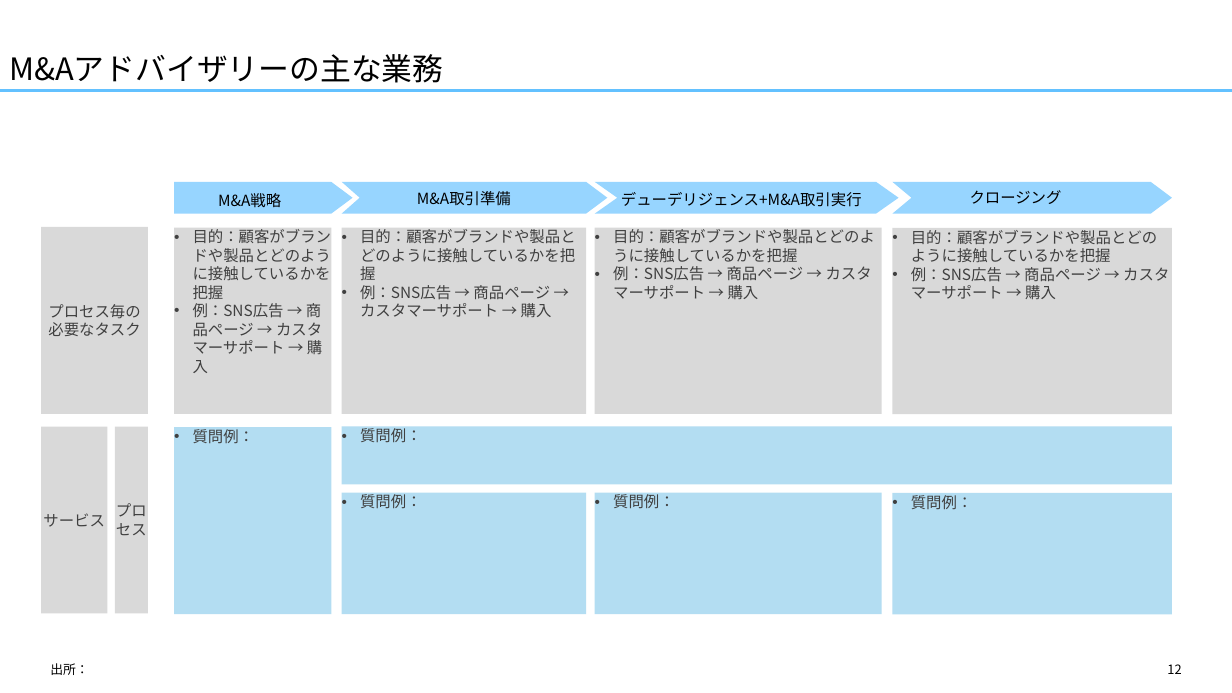
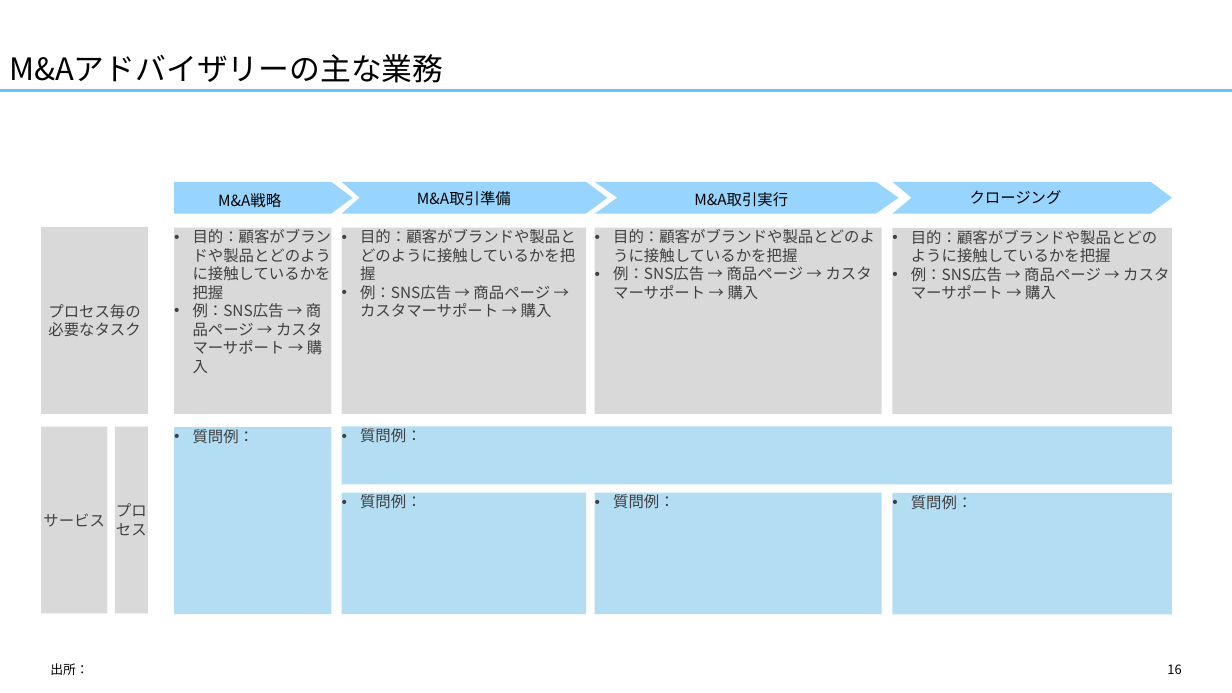
Before and after one commit to yuzucha16/dotfiles, a slide deck: slide 16 of office/template_A4.pptx (slide 12 before the commit). Drawn at 1232x693 pixels with LibreOffice and Linux fonts; fonts in the diff are those of the drawing. Boxes give left, top, right and bottom in pixels: in the first picture for what was removed or moved away, otherwise in the second. Text is boxed around its words. In the diff, an @@ line names an element or a change of style, - is before the commit and + after.

```diff
--- a/office/template_A4.pptx
+++ b/office/template_A4.pptx
@@ text at (694,192,788,207): text changed @@
-デューデリジェンス+M&A取引実行
+M&A取引実行
@@ page number at (1167,664,1181,674): text changed @@
-12
+16
```
Also in this commit, not shown: 2 other slides changed, 4 slides added, 1 other file.
